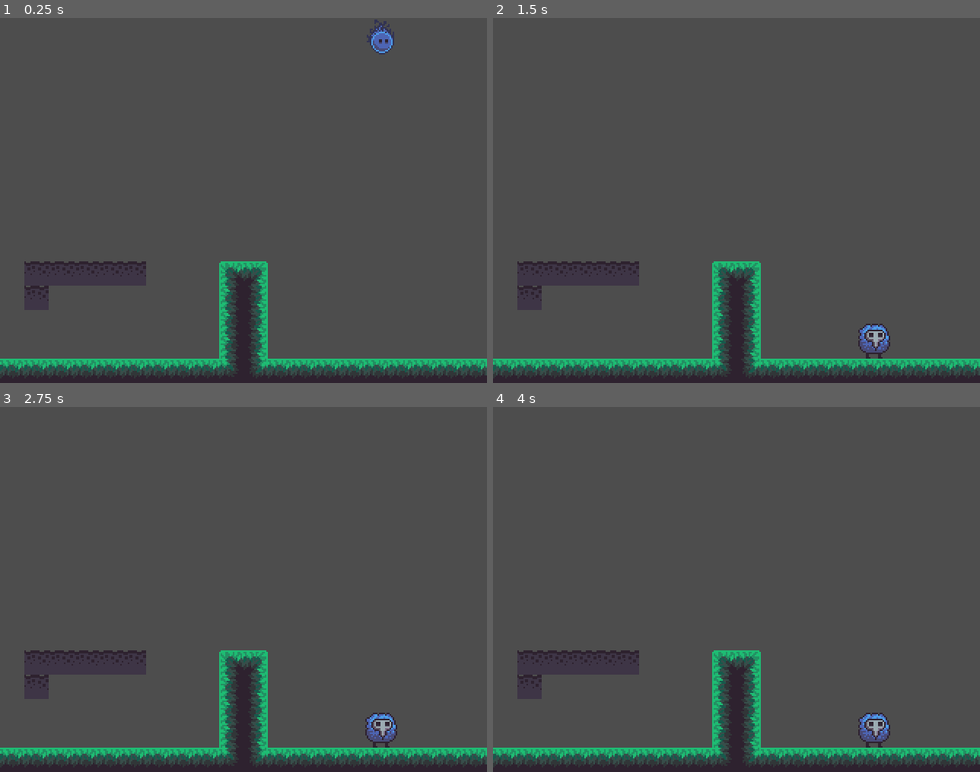
Above: before the commit, frames 1-4 (two rows, left to right).
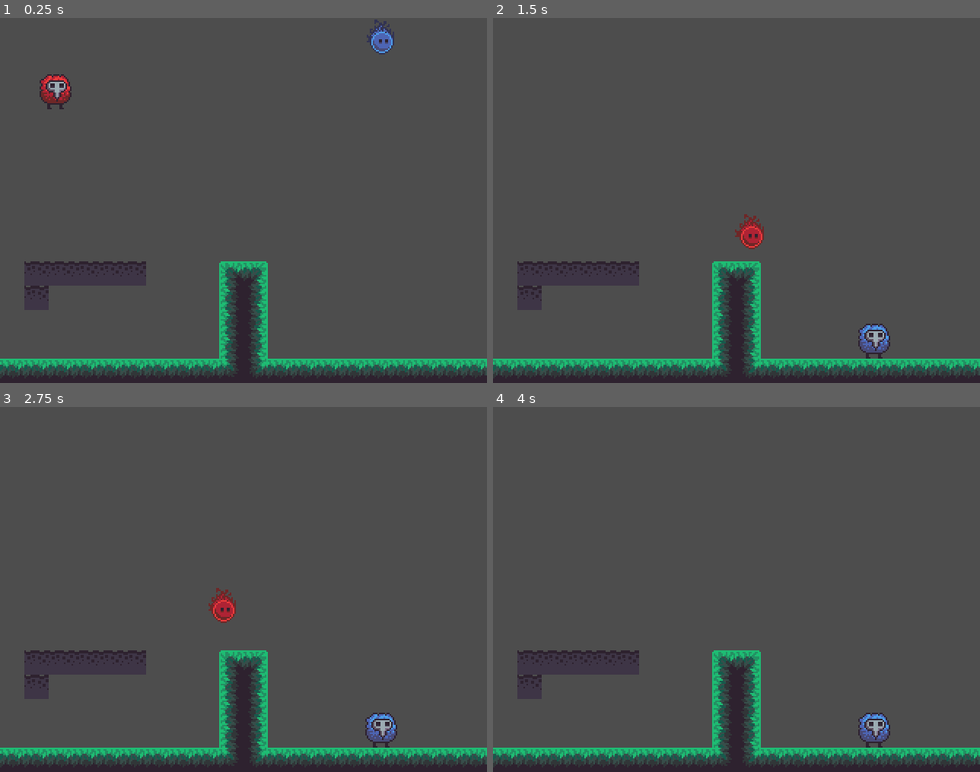
Above: after the commit, the same moments.

Repository: Octoan1/Global-Game-Jam-2026
Game: Godot game, scene res://Scenes/level_1.tscn
The game is run twice, just before and just after one commit, with the same random seed, the same clock (stepped at 60 frames per second) and the same inputs. This scene is started directly instead of the project's main scene.
Inputs:
- Up to frame 1 (0.25 s): no input
- Up to frame 2 (1.5 s): tap Enter (ui_accept) at 0.5 s; hold D (p1_move_right_k) from 0.53 s (still down); tap 1 (p1_connect_keyboard) at 0.6 s; tap W (p1_jump_k) at 0.77 s; tap E (p1_throw_k) at 1.35 s
- Up to frame 3 (2.75 s): tap W (p1_jump_k) at 1.52 s; release D (p1_move_right_k) at 2.03 s; hold A (p1_move_left_k) from 2.03 s (still down); tap N (p2_back_k) at 2.1 s
- Up to frame 4 (4 s): keep holding A (p1_move_left_k); tap 2 (p2_connect_keyboard) at 2.85 s; tap W (p1_jump_k) at 3.02, 3.77 s; tap Down (p2_move_down) at 3.6 s

The runs differ from the first frame. In frame 1, 0.5% of the frame differs, in the area x 8-15%, y 15-25%; in frame 2, 0.4%; in frame 3, 0.3%; in frame 4, nothing differs.

Commit message:
FIle fix

Diff:
--- a/Entities/Players/player1.tscn
+++ b/Entities/Players/player1.tscn
@@ -1,8 +1,8 @@
 [gd_scene format=3 uid="uid://dfg58lmub4mlf"]
 
 [ext_resource type="Script" uid="uid://bn1k6elpp2y4r" path="res://Entities/Players/player.gd" id="1_yscd2"]
-[ext_resource type="Texture2D" path="res://Aseprite/Player/dingle_ghost.png" id="3_2m8x8"]
-[ext_resource type="Texture2D" path="res://Aseprite/Player/dingle.png" id="4_k3pxy"]
+[ext_resource type="Texture2D" uid="uid://co0lum64xquic" path="res://Aseprite/Player/Dingle/dingle_ghost.png" id="3_2m8x8"]
+[ext_resource type="Texture2D" uid="uid://pelbol6dtsld" path="res://Aseprite/Player/Dingle/dingle.png" id="4_k3pxy"]
 [ext_resource type="PackedScene" uid="uid://ir766e3jwv8n" path="res://Objects/Mask/mask.tscn" id="4_xwwn8"]
 
 [node name="Player1" type="CharacterBody2D" unique_id=501140443]
